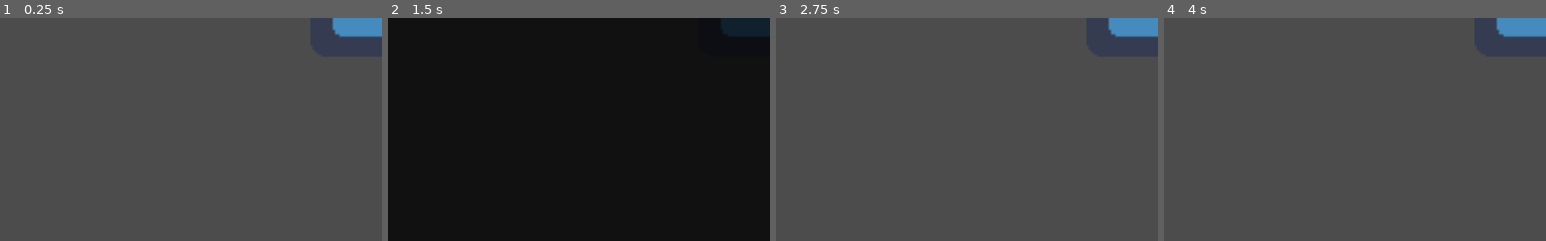
Above: before the commit, frames 1-4 (left to right).
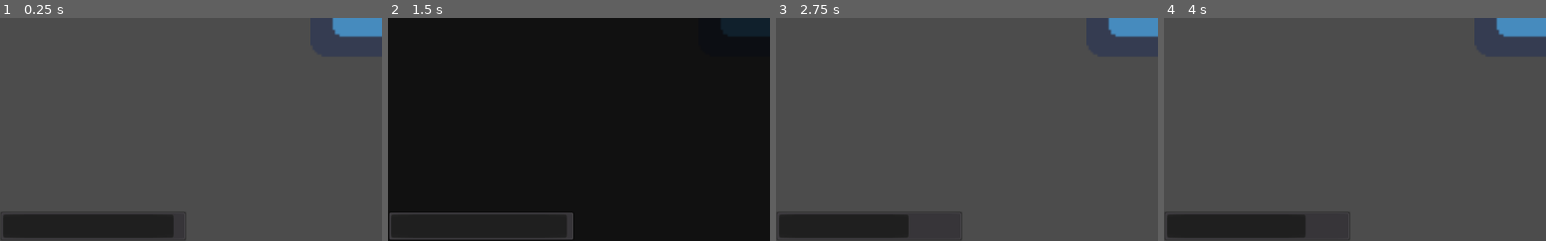
Above: after the commit, the same moments.

Repository: renanstn/scream-machine-game-jam-2020
Game: Godot game, scene res://Scenes/Levels/TestsShaders.tscn
Two runs of this game, one before a commit and one after it. Both use one fixed random seed, a clock stepped at 60 frames per second and the inputs below. The project has no main scene, so this scene is started directly. The engine's default icon, where the game draws it, is replaced by a stand-in: a white triangle on a blue panel in a dark square.
Inputs:
- Up to frame 1 (0.25 s): no input
- Up to frame 2 (1.5 s): hold Shift (sprint) 0.53-1.28 s; hold D (right) from 0.53 s (still down); tap Space (jump) at 0.77 s; tap Enter at 1.25 s; tap T (test) at 1.35 s
- Up to frame 3 (2.75 s): tap Space (jump) at 1.52 s; release D (right) at 2.03 s; hold A (left) from 2.03 s (still down); hold Shift (sprint) from 2.03 s (still down)
- Up to frame 4 (4 s): release A (left) at 2.78 s; release Shift (sprint) at 2.78 s; hold D (right) from 2.78 s (still down); tap T (test) at 2.85 s; tap Space (jump) at 3.02, 3.77 s; hold Shift (sprint) from 3.53 s (still down)
The pictures show only the part of the screen within x 0-50%, y 50-100%; the shares and areas given below are measured in that part.

The runs differ from the first frame. In frame 1, 4.8% of the frame differs, in the area x 0-49%, y 87-100%; in frame 2, 0.9%; in frame 3, 3.6%; in frame 4, 3.9%.

Commit message:
Amostra de blink finalizada

Diff:
--- a/Dont-Blink/Scenes/Effects/Blink.tscn
+++ b/Dont-Blink/Scenes/Effects/Blink.tscn
@@ -43,3 +43,8 @@
 
 [node name="AnimationPlayer" type="AnimationPlayer" parent="."]
 anims/Blink = SubResource( 1 )
+
+[node name="Timer" type="Timer" parent="."]
+process_mode = 0
+wait_time = 5.0
+one_shot = true
--- /dev/null
+++ b/Dont-Blink/Scenes/HUD/HUD.tscn
@@ -0,0 +1,24 @@
+[gd_scene load_steps=2 format=2]
+
+[ext_resource path="res://Scripts/HUD.gd" type="Script" id=1]
+
+[node name="HUD" type="Control"]
+anchor_right = 1.0
+anchor_bottom = 1.0
+script = ExtResource( 1 )
+__meta__ = {
+"_edit_use_anchors_": false
+}
+
+[node name="ProgressBar" type="ProgressBar" parent="."]
+anchor_top = 1.0
+anchor_bottom = 1.0
+margin_top = -40.0
+margin_right = 250.0
+rect_min_size = Vector2( 250, 40 )
+max_value = 5.0
+value = 5.0
+percent_visible = false
+__meta__ = {
+"_edit_use_anchors_": false
+}
--- a/Dont-Blink/Scenes/Levels/TestsShaders.tscn
+++ b/Dont-Blink/Scenes/Levels/TestsShaders.tscn
@@ -1,8 +1,9 @@
-[gd_scene load_steps=4 format=2]
+[gd_scene load_steps=5 format=2]
 
 [ext_resource path="res://Scenes/Tests/TestEmitter.tscn" type="PackedScene" id=1]
 [ext_resource path="res://Scenes/Effects/Blink.tscn" type="PackedScene" id=2]
 [ext_resource path="res://icon.png" type="Texture" id=3]
+[ext_resource path="res://Scenes/HUD/HUD.tscn" type="PackedScene" id=4]
 
 [node name="TestsShaders" type="Node2D"]
 
@@ -15,4 +16,9 @@
 visible = false
 
 [node name="TestEmitter" parent="." instance=ExtResource( 1 )]
+
+[node name="CanvasLayer" type="CanvasLayer" parent="."]
+
+[node name="HUD" parent="CanvasLayer" instance=ExtResource( 4 )]
+[connection signal="time_left" from="Blink" to="CanvasLayer/HUD" method="_on_Blink_time_left"]
 [connection signal="test" from="TestEmitter" to="Blink" method="_on_TestEmitter_test"]
--- a/Dont-Blink/Scripts/Blink.gd
+++ b/Dont-Blink/Scripts/Blink.gd
@@ -1,11 +1,21 @@
 extends TextureRect
 
+onready var anim_player = $AnimationPlayer
+onready var timer = $Timer
 
-onready var anim_player = $AnimationPlayer
+signal time_left(time_left)
+
+func _ready():
+	timer.start()
+
+func _process(delta):
+	emit_signal("time_left", timer.time_left)
+
+
+func blink():
+	anim_player.play("Blink")
+	timer.start()
 
 func _on_TestEmitter_test():
 	print("Blink!")
 	blink()
-
-func blink():
-	anim_player.play("Blink")
--- /dev/null
+++ b/Dont-Blink/Scripts/HUD.gd
@@ -0,0 +1,6 @@
+extends Control
+
+onready var progress_blink = $ProgressBar
+
+func _on_Blink_time_left(time_left):
+	progress_blink.value = time_left
